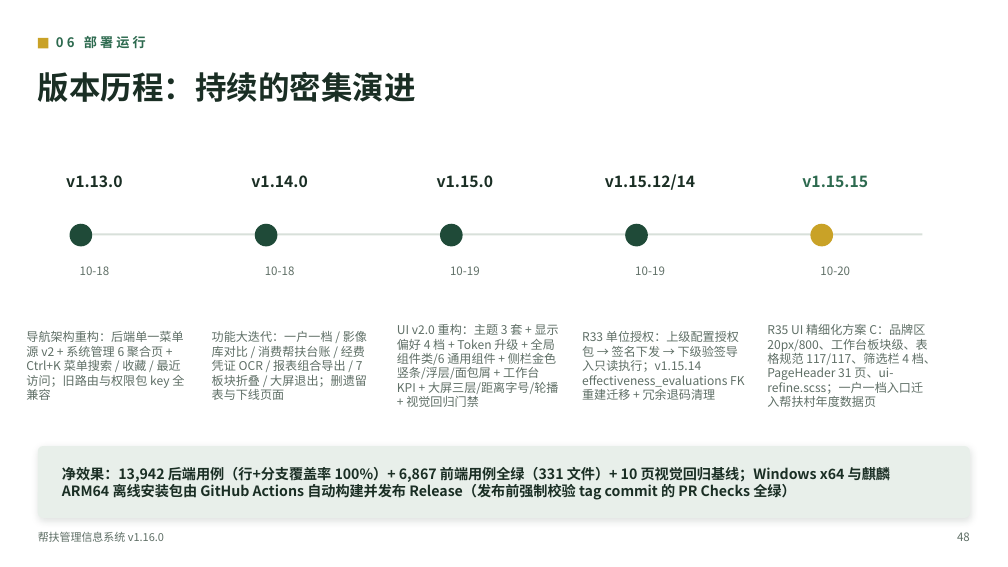
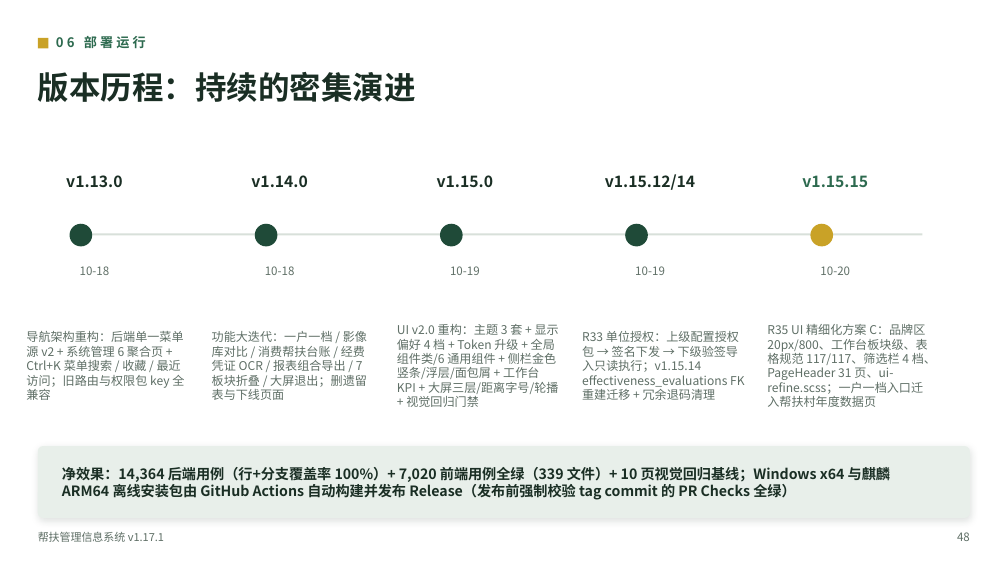
Before and after one commit to lzh745200/MRRS, a slide deck: slide 50 of docs/帮扶管理信息系统介绍.pptx. Drawn at 1008x567 pixels with LibreOffice and Linux fonts; fonts in the diff are those of the drawing. Boxes give left, top, right and bottom in pixels: in the first picture for what was removed or moved away, otherwise in the second. Text is boxed around its words. In the diff, an @@ line names an element or a change of style, - is before the commit and + after.

```diff
--- a/docs/帮扶管理信息系统介绍.pptx
+++ b/docs/帮扶管理信息系统介绍.pptx
@@ text at box(62, 465, 890, 500): text changed @@
-净效果：13,942 后端用例（行+分支覆盖率 100%）+ 6,867 前端用例全绿（331 文件）+ 10 页视觉回归基线；Windows x64 与麒麟 ARM64 离线安装包由 GitHub Actions 自动构建并发布 Release（发布前强制校验 tag commit 的 PR Checks 全绿）
+净效果：14,364 后端用例（行+分支覆盖率 100%）+ 7,020 前端用例全绿（339 文件）+ 10 页视觉回归基线；Windows x64 与麒麟 ARM64 离线安装包由 GitHub Actions 自动构建并发布 Release（发布前强制校验 tag commit 的 PR Checks 全绿）
@@ text at box(38, 532, 164, 542): text changed @@
-帮扶管理信息系统 v1.16.0
+帮扶管理信息系统 v1.17.1
```
Also in this commit, not shown: 45 other slides changed, 7 other files.
